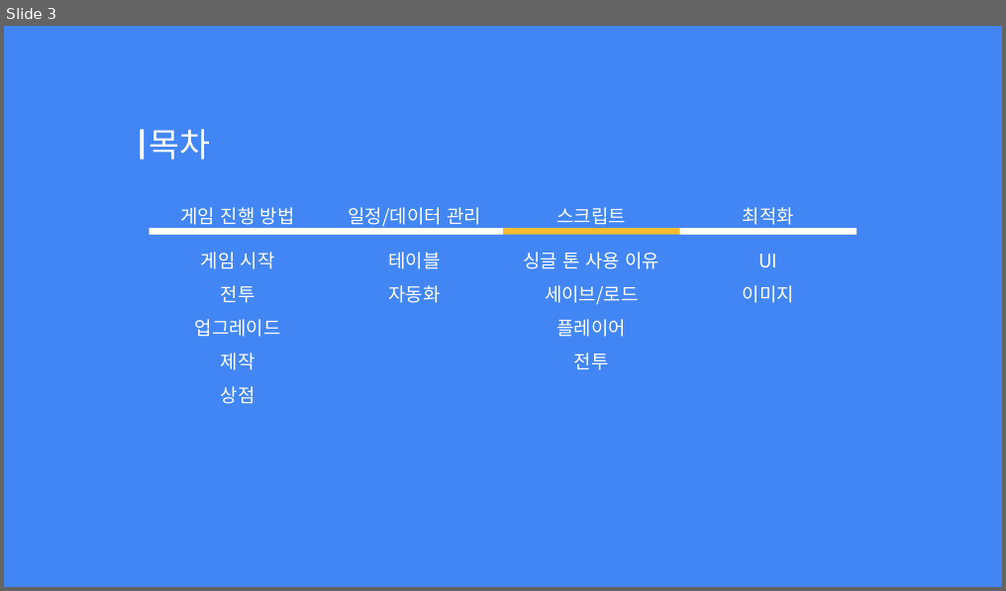
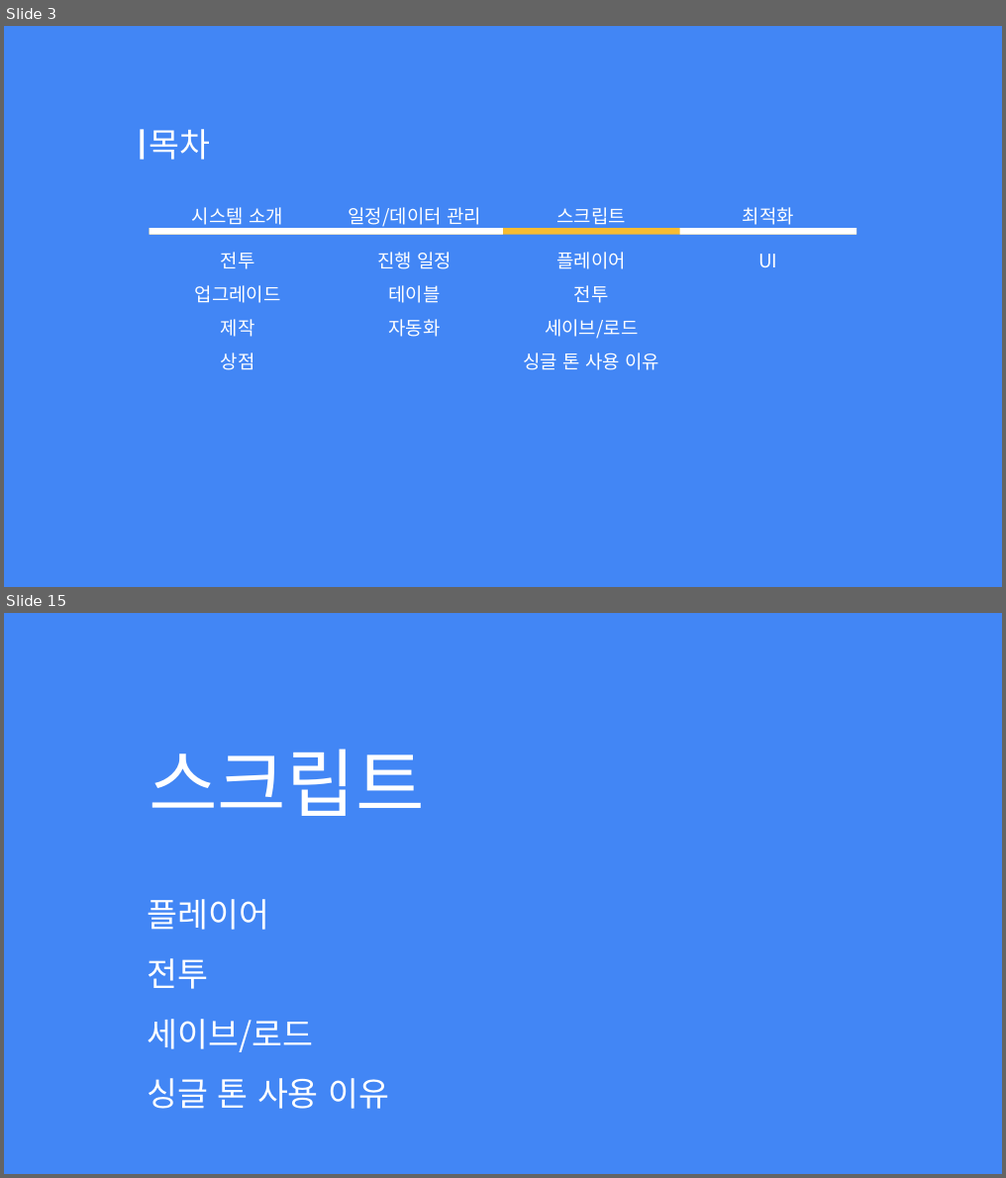
Before and after one commit to Hoyeom/CS-ClickerGame, a slide deck: Documents/TabHero.pptx. Shown one above the other, each under a label of ours: slide 3 before the commit, slides 3 and 15 after it; the slides between them are not shown. The pictures are 1006x591 and 1006x1178 pixels, drawn with LibreOffice and Linux fonts; fonts in the diff are those of the drawing. Boxes give left, top, right and bottom in pixels: in the first picture for what was removed or moved away, otherwise in the second. Text is boxed around its words. In the diff, an @@ line names an element or a change of style, - is before the commit and + after.

```diff
--- a/Documents/TabHero.pptx
+++ b/Documents/TabHero.pptx
@@ slide 15 added at <box>4,613,1002,1174</box>, background #4286F5 @@
@@ text added at <box>149,749,424,816</box>, 72 pt, text #FFFFFF @@
+스크립트
@@ text added at <box>147,899,389,1109</box>, 32 pt, text #FFFFFF @@
+플레이어
+전투
+세이브/로드
+싱글 톤 사용 이유
@@ slide 3 changed as well @@
@@ text at <box>192,207,283,229</box>: text changed @@
-게임 진행 방법
+시스템 소개
@@ text at <box>201,252,275,270</box>: paragraph removed @@
-게임 시작
@@ text at <box>377,252,451,270</box>: paragraph added @@
+진행 일정
@@ text at <box>524,252,659,305</box>: paragraphs removed @@
-싱글 톤 사용 이유
-세이브/로드
@@ text at <box>743,285,794,303</box>: paragraph removed @@
-이미지
@@ text at <box>524,319,659,371</box>: paragraphs added @@
+세이브/로드
+싱글 톤 사용 이유
```
Also in this commit, not shown: 1 other slide changed, 21 other slides added, 1 slide removed, 14 other files.
